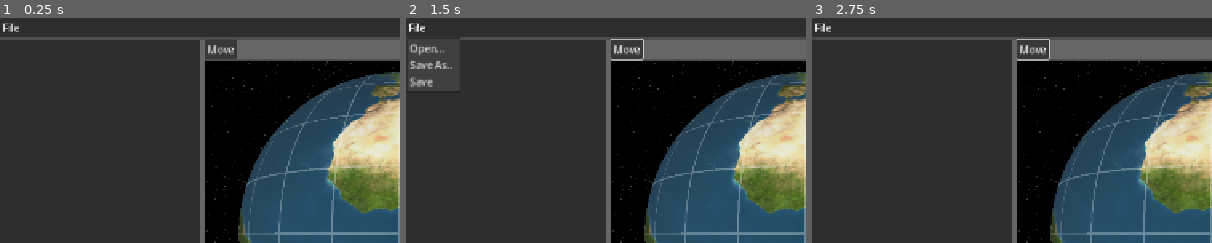
Above: before the commit, frames 1-3 (left to right).
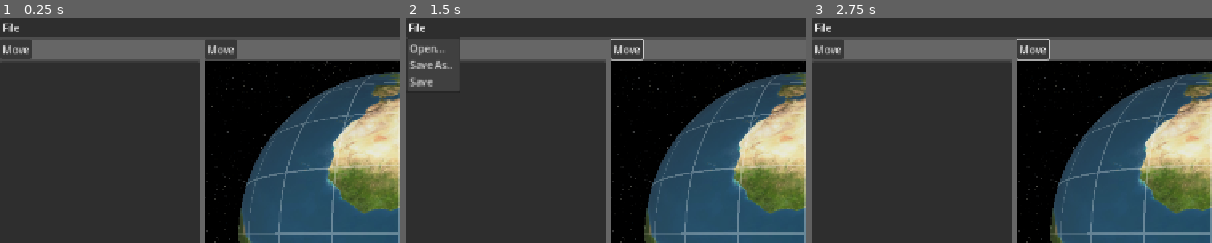
Above: after the commit, the same moments.

Repository: reni-ferenczi/geotekton
Game: Godot game, scene res://Scenes/Editor/editor.tscn
Same seed, same stepped clock (60 frames per second), same inputs: the game is played once before the commit and once after it.
Inputs:
- Up to frame 1 (0.25 s): no input
- Up to frame 2 (1.5 s): click "Move" at 0.5 s; click "File" at 1.25 s
- Up to frame 3 (2.75 s): click "File" at 2 s
The pictures show only the part of the screen within x 0-50%, y 0-50%; the shares and areas given below are measured in that part.

The runs differ from the first frame. In frame 1, 4.2% of the frame differs, in the area x 0-50%, y 9-20%; in frame 2, 3.4%; in frame 3, 4.2%.

Commit message:
Project and Features

Diff:
--- /dev/null
+++ b/Logic/project.gd
@@ -0,0 +1,12 @@
+class_name Project
+
+
+var id: String
+var name: String
+var features: Dictionary[String, Feature] = {}
+var full_time_range: int = 2000
+
+
+func _init(name: String, color: Color) -> void:
+	self.id = Helpers.generate_uuid_v4()
+	self.name = name
--- a/Scenes/Editor/editor.tscn
+++ b/Scenes/Editor/editor.tscn
@@ -1,8 +1,8 @@
 [gd_scene load_steps=7 format=3 uid="uid://c5ur4nn07xtr1"]
 
 [ext_resource type="Script" uid="uid://tgvfv7tx2ehw" path="res://Scenes/Editor/editor.gd" id="1_6172c"]
-[ext_resource type="PackedScene" uid="uid://r6wwyg6x5hvf" path="res://Scenes/Editor/tree.tscn" id="1_ub1o7"]
 [ext_resource type="PackedScene" uid="uid://j7iecxbro18" path="res://Scenes/Timeline/timeline.tscn" id="2_3ysjy"]
+[ext_resource type="PackedScene" uid="uid://bticsgj2lii4y" path="res://Scenes/Features/features.tscn" id="2_6172c"]
 [ext_resource type="PackedScene" uid="uid://c4pfguihgimj3" path="res://Scenes/Editor/planet_view.tscn" id="2_ub1o7"]
 [ext_resource type="PackedScene" uid="uid://c7lgrfk5yi1l4" path="res://Scenes/Editor/properties.tscn" id="4_6172c"]
 
@@ -42,7 +42,7 @@
 size_flags_vertical = 3
 split_offset = 320
 
-[node name="Tree" parent="LeftSplitter" instance=ExtResource("1_ub1o7")]
+[node name="Features" parent="LeftSplitter" instance=ExtResource("2_6172c")]
 layout_mode = 2
 
 [node name="RightSplitter" type="HSplitContainer" parent="LeftSplitter"]
--- a/Scenes/Editor/planet_view.gd
+++ b/Scenes/Editor/planet_view.gd
@@ -1,7 +1,8 @@
 extends SubViewportContainer
 class_name PlanetView
 
-const PlanetViewRotation = preload("res://Scenes/Editor/planet_view_rotation.gd")
+#const PlanetViewRotation = preload("res://Scenes/Editor/planet_view_rotation.gd")
+#const PlanetViewFeature = preload("res://Scenes/Editor/planet_view_rotation.gd")
 
 @onready var viewport: SubViewport = %SubViewport
 @onready var planet: Planet = %Planet
--- /dev/null
+++ b/Scenes/Editor/planet_view_feature.gd
@@ -0,0 +1,9 @@
+class_name PlanetViewFeature
+
+
+var project: Project
+var current_feature: Feature = null
+
+
+func _init(project: Project) -> void:
+	self.project = project
--- a/Scenes/Editor/planet_view_features.gd
+++ /dev/null
@@ -1,4 +0,0 @@
-class_name PlanetViewFeatures
-
-
-var features: Dictionary[String, Feature]
--- /dev/null
+++ b/Scenes/Features/features.tscn
@@ -0,0 +1,33 @@
+[gd_scene load_steps=3 format=3 uid="uid://bticsgj2lii4y"]
+
+[ext_resource type="PackedScene" uid="uid://r6wwyg6x5hvf" path="res://Scenes/Editor/tree.tscn" id="1_4lkpf"]
+
+[sub_resource type="StyleBoxFlat" id="StyleBoxFlat_ub1o7"]
+bg_color = Color(0.4, 0.4, 0.4, 1)
+
+[node name="Features" type="VBoxContainer"]
+custom_minimum_size = Vector2(320, 0)
+anchors_preset = 9
+anchor_bottom = 1.0
+offset_right = 16.0
+grow_vertical = 2
+
+[node name="PanelContainer" type="PanelContainer" parent="."]
+custom_minimum_size = Vector2(0, 31)
+layout_mode = 2
+theme_override_styles/panel = SubResource("StyleBoxFlat_ub1o7")
+
+[node name="Tools" type="MenuBar" parent="PanelContainer"]
+layout_mode = 2
+size_flags_vertical = 0
+flat = true
+
+[node name="Button" type="Button" parent="PanelContainer/Tools"]
+layout_mode = 0
+offset_right = 8.0
+offset_bottom = 8.0
+text = "Move"
+
+[node name="Tree" parent="." instance=ExtResource("1_4lkpf")]
+layout_mode = 2
+size_flags_vertical = 3
--- a/Scenes/Planet/planet.tscn
+++ b/Scenes/Planet/planet.tscn
@@ -23,13 +23,11 @@
 
 [sub_resource type="PlaneMesh" id="PlaneMesh_510pn"]
 
-[sub_resource type="CompressedTexture2D" id="CompressedTexture2D_elfkv"]
-
 [sub_resource type="ShaderMaterial" id="ShaderMaterial_elfkv"]
 render_priority = 0
 shader = ExtResource("1_4ilve")
 shader_parameter/is_globe = false
-shader_parameter/earth_tex = SubResource("CompressedTexture2D_elfkv")
+shader_parameter/earth_tex = ExtResource("2_wwls2")
 shader_parameter/color = Vector4(1, 1, 1, 0.3333)
 shader_parameter/width = Vector2(0.015, 0.015)
 shader_parameter/split = Vector2(24, 12)
Not shown, added: Logic/project.gd.uid
Renamed: Scenes/Editor/planet_view_features.gd.uid -> Scenes/Editor/planet_view_feature.gd.uid
Not shown: 1 places in Scenes/Planet/planet.tscn that only renumber resources
